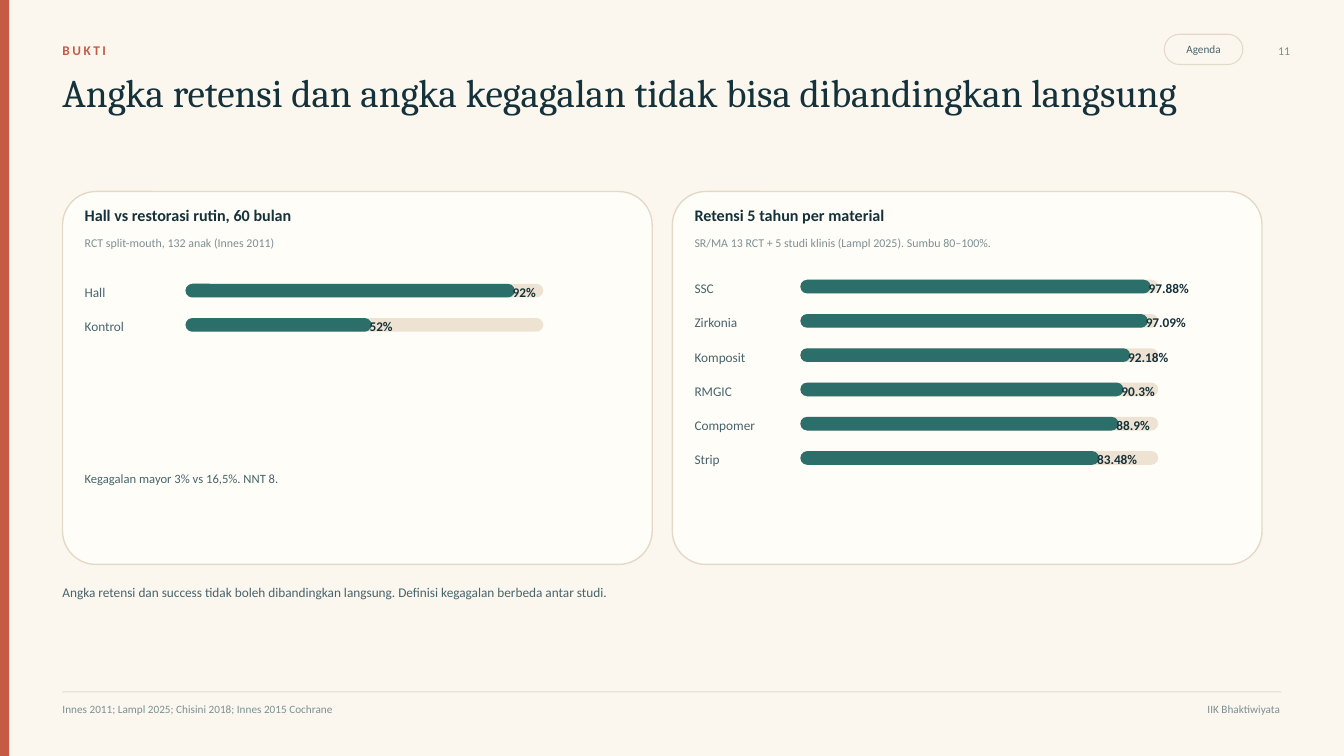
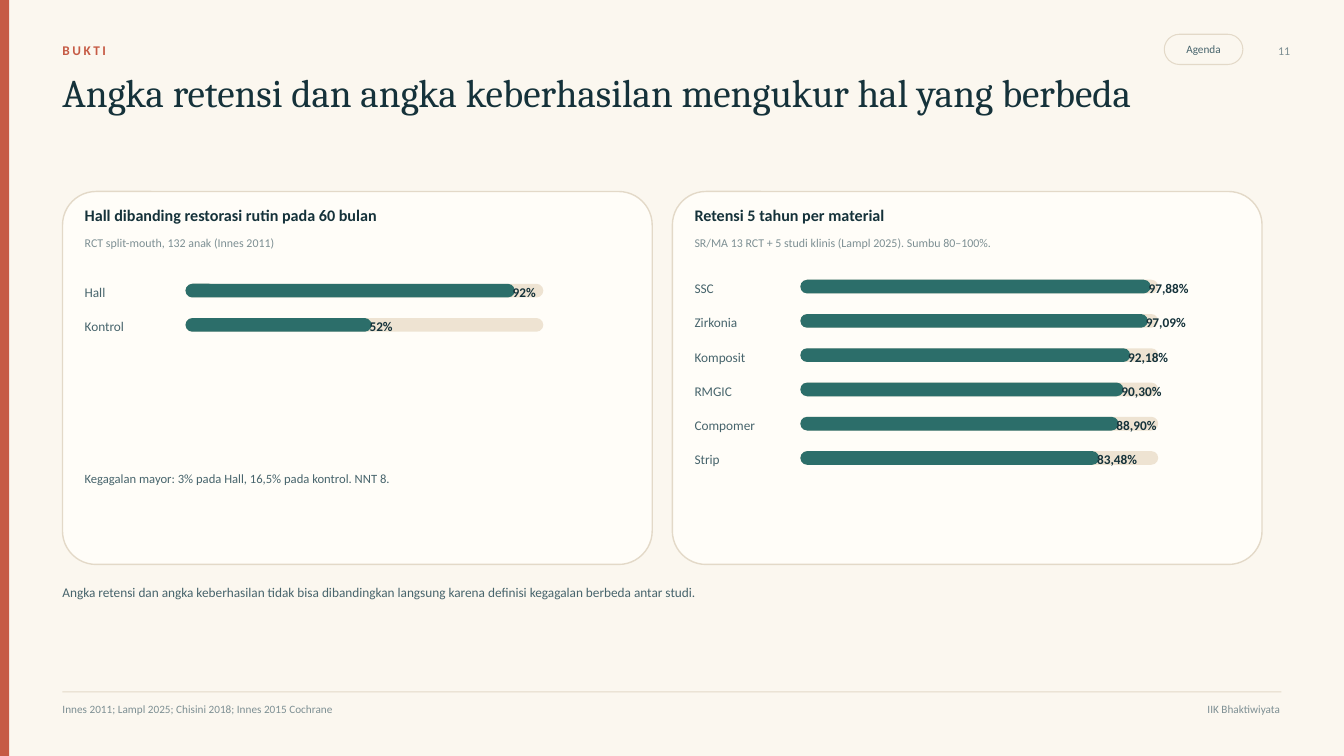
Before and after one commit to maskchanel14-source/agents, a slide deck: slide 11 of deliverables/ssc-pedodonsia/ssc-pedodonsia.pptx. Drawn at 1344x756 pixels with LibreOffice and Linux fonts; fonts in the diff are those of the drawing. Boxes give left, top, right and bottom in pixels: in the first picture for what was removed or moved away, otherwise in the second. Text is boxed around its words. In the diff, an @@ line names an element or a change of style, - is before the commit and + after.

```diff
--- a/deliverables/ssc-pedodonsia/ssc-pedodonsia.pptx
+++ b/deliverables/ssc-pedodonsia/ssc-pedodonsia.pptx
@@ text at (62, 79, 1131, 116): text changed @@
-Angka retensi dan angka kegagalan tidak bisa dibandingkan langsung
+Angka retensi dan angka keberhasilan mengukur hal yang berbeda
@@ text at (85, 209, 377, 224): text changed @@
-Hall vs restorasi rutin, 60 bulan
+Hall dibanding restorasi rutin pada 60 bulan
@@ text at (1149, 282, 1189, 295): text changed @@
-97.88%
+97,88%
@@ text at (1128, 350, 1168, 364): text changed @@
-92.18%
+92,18%
@@ text at (1121, 385, 1161, 398): text changed @@
-90.3%
+90,30%
@@ text at (1116, 419, 1156, 432): text changed @@
-88.9%
+88,90%
@@ text at (85, 474, 390, 485): text changed @@
-Kegagalan mayor 3% vs 16,5%. NNT 8.
+Kegagalan mayor: 3% pada Hall, 16,5% pada kontrol. NNT 8.
@@ text at (1097, 453, 1137, 466): text changed @@
-83.48%
+83,48%
@@ text at (62, 587, 695, 600): text changed @@
-Angka retensi dan success tidak boleh dibandingkan langsung. Definisi kegagalan berbeda antar studi.
+Angka retensi dan angka keberhasilan tidak bisa dibandingkan langsung karena definisi kegagalan berbeda antar studi.
```
Also in this commit, not shown: 12 other slides changed, 10 other files.
